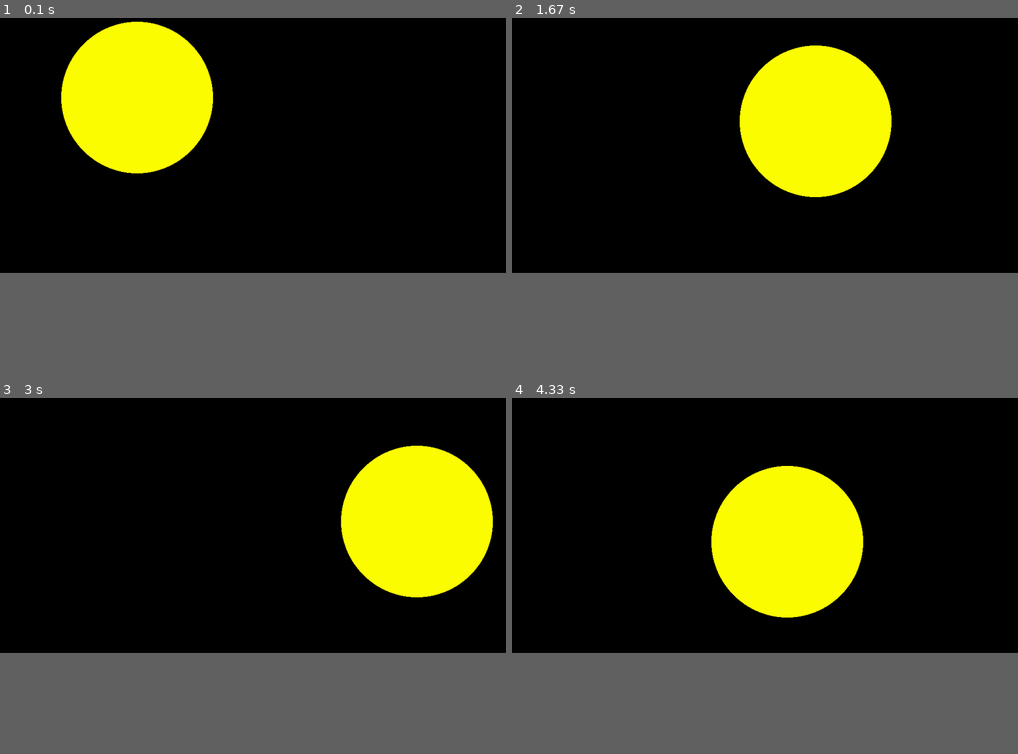
Above: before the commit, frames 1-4 (two rows, left to right).
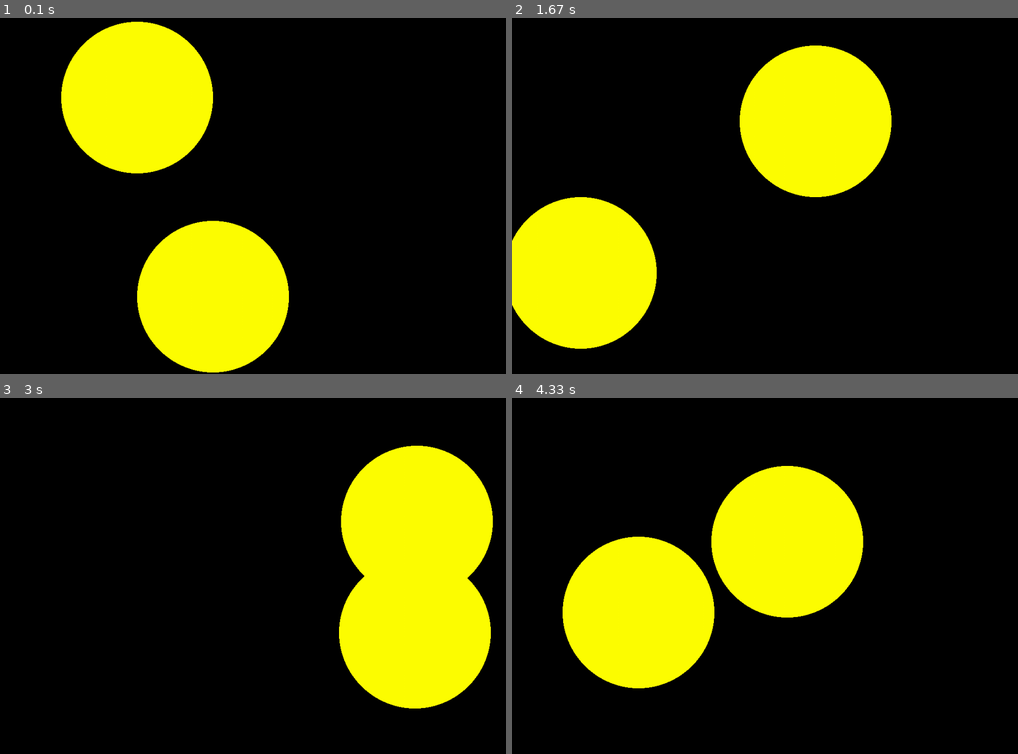
Above: after the commit, the same moments.

Repository: Archanciel/Learning_Pygame
Game: pygame game, started from bouncing_ball_imperfect_collide/bouncing_ball_small_angle.py
The game is run twice, just before and just after one commit, with the same random seed, the same clock (stepped at 60 frames per second) and the same inputs.
Inputs:
- Up to frame 1 (0.1 s): no input
- Up to frame 2 (1.67 s): no input
- Up to frame 3 (3 s): no input
- Up to frame 4 (4.33 s): no input
In our replay, the window is 900x540 before the commit and 900x720 after it. These sizes can differ from the game's own. Grey fills any space a smaller window leaves; there, only what the larger window draws over its background counts as a difference.

The runs differ from the first frame. In frame 1, 10% of the frame differs, in the area x 27-58%, y 56-100%; in frame 2, 9.9%; in frame 3, 8.5%; in frame 4, 10%, in the area x 10-40%, y 38-82%.

Commit message:
cosmetic

Diff:
--- a/bouncing_ball_imperfect_collide/bouncing_ball_small_angle.py
+++ b/bouncing_ball_imperfect_collide/bouncing_ball_small_angle.py
@@ -2,7 +2,7 @@
 from pygame.locals import *
 
 pygame.init()
-DISPLAYSURF = pygame.display.set_mode((1000, 600))
+DISPLAYSURF = pygame.display.set_mode((1000, 800))
 pygame.display.set_caption('Bouncing Ball with position and angle')
 
 # Set our color constants
@@ -46,7 +46,7 @@
 
 # Create a new Ball instance named 'myball'
 myball = Ball(screen=DISPLAYSURF, color=YELLOW, startX=100, startY=100, radius=150, speed=8, angle=10)
-mySmaLlAngleball = Ball(screen=DISPLAYSURF, color=YELLOW, startX=100, startY=1200, radius=150, speed=58, angle=-1)
+mySmaLlAngleball = Ball(screen=DISPLAYSURF, color=YELLOW, startX=100, startY=500, radius=150, speed=58, angle=-1)
 
 run = True
 clock = pygame.time.Clock()
